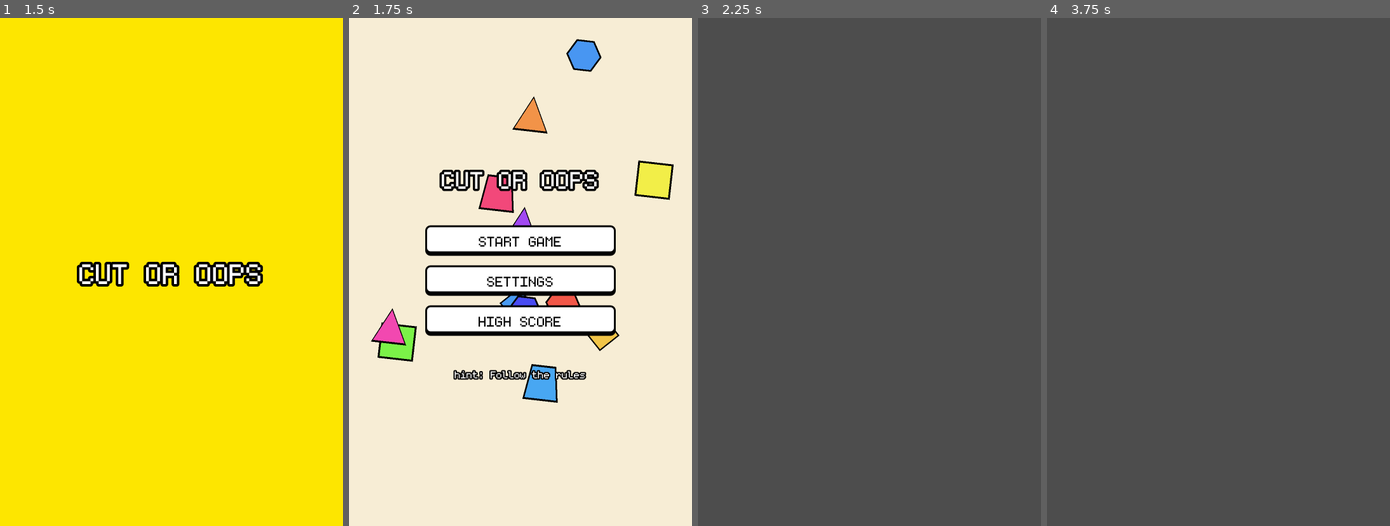
Above: before the commit, frames 1-4 (left to right).
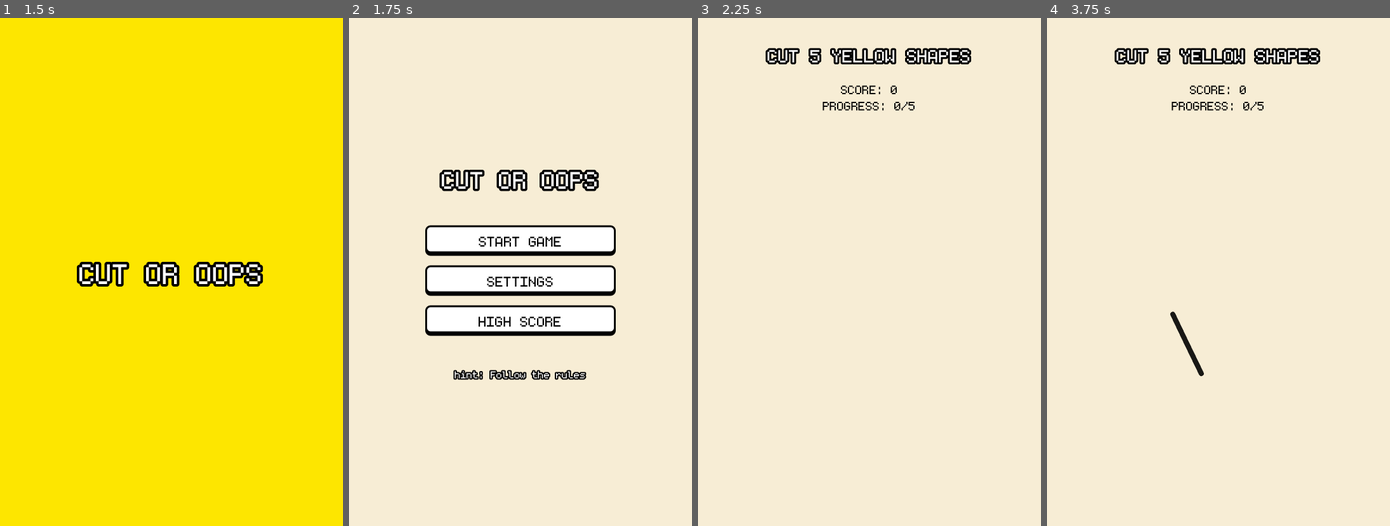
Above: after the commit, the same moments.

Repository: christian759/cut-or-oops
Game: Godot game, scene res://Scenes/splash.tscn
The game is run twice, just before and just after one commit, with the same random seed, the same clock (stepped at 60 frames per second) and the same inputs.
Inputs (mouse positions are in pixels of both pictures, inside the frame that each line leads up to):
- Up to frame 1 (1.5 s): tap Enter at 0.5 s; move the mouse to (246, 246) at 0.52 s; click (246, 246) at 0.67 s; tap Space at 1.25 s; drag from (102, 297) to (154, 373) at 1.27 s
- Up to frame 2 (1.75 s): no input
- Up to frame 3 (2.25 s): click "START GAME" at 2 s
- Up to frame 4 (3.75 s): tap Enter at 2.75 s; move the mouse to (1252, 160) at 2.77 s; click (1252, 160) at 2.92 s; tap Space at 3.5 s; drag from (1201, 373) to (1115, 195) at 3.52 s

Frame 1 is identical in both runs. In frame 2, 4.2% of the frame differs, in the area x 6-95%, y 4-76%; in frame 3, 100%, in the area x 0-100%, y 0-100%; in frame 4, 100%.
Error after the commit: Parse Error: Cannot infer the type of "a" variable because the value doesn't have a set type. (res://Scripts/shape.gd:73)

Commit message:
feat: Implement core game rules and cutting mechanics, enhance shape properties with enums, and refresh the splash screen UI.

Diff:
--- a/Scenes/Rules.tscn
+++ b/Scenes/Rules.tscn
@@ -1,9 +1,85 @@
-[gd_scene format=3 uid="uid://vbyqobaugb4o"]
+[gd_scene load_steps=3 format=3 uid="uid://vbyqobaugb4o"]
 
-[node name="Rules" type="Control" unique_id=1794748142]
+[ext_resource type="Script" uid="uid://cxy_rules" path="res://Scripts/rules.gd" id="1_rules"]
+[ext_resource type="FontFile" uid="uid://c6c1i4fulm8lg" path="res://Assets/monogram/ttf/monogram.ttf" id="2_fnt"]
+
+[node name="Rules" type="Control"]
 layout_mode = 3
 anchors_preset = 15
 anchor_right = 1.0
 anchor_bottom = 1.0
 grow_horizontal = 2
 grow_vertical = 2
+script = ExtResource("1_rules")
+
+[node name="ColorRect" type="ColorRect" parent="."]
+layout_mode = 1
+anchors_preset = 15
+anchor_right = 1.0
+anchor_bottom = 1.0
+grow_horizontal = 2
+grow_vertical = 2
+color = Color(0.9686, 0.9294, 0.8353, 1)
+
+[node name="ShapesContainer" type="Node2D" parent="."]
+
+[node name="CutLine" type="Line2D" parent="."]
+width = 16.0
+default_color = Color(0, 0, 0, 1)
+joint_mode = 2
+begin_cap_mode = 2
+end_cap_mode = 2
+
+[node name="UI" type="CanvasLayer" parent="."]
+
+[node name="RuleLabel" type="Label" parent="UI"]
+anchors_preset = 10
+anchor_right = 1.0
+offset_top = 80.0
+offset_bottom = 180.0
+grow_horizontal = 2
+theme_override_colors/font_color = Color(1, 1, 1, 1)
+theme_override_colors/font_outline_color = Color(0, 0, 0, 1)
+theme_override_constants/outline_size = 24
+theme_override_fonts/font = ExtResource("2_fnt")
+theme_override_font_sizes/font_size = 90
+text = "CUT 3 RED SHAPES"
+horizontal_alignment = 1
+
+[node name="ScoreLabel" type="Label" parent="UI"]
+anchors_preset = 10
+anchor_right = 1.0
+offset_top = 200.0
+offset_bottom = 300.0
+grow_horizontal = 2
+theme_override_colors/font_color = Color(0, 0, 0, 1)
+theme_override_fonts/font = ExtResource("2_fnt")
+theme_override_font_sizes/font_size = 60
+text = "SCORE: 0
+PROGRESS: 0/3"
+horizontal_alignment = 1
+
+[node name="OopsOverlay" type="ColorRect" parent="UI"]
+visible = false
+anchors_preset = 15
+anchor_right = 1.0
+anchor_bottom = 1.0
+grow_horizontal = 2
+grow_vertical = 2
+color = Color(0, 0, 0, 0.5)
+
+[node name="OopsLabel" type="Label" parent="UI/OopsOverlay"]
+layout_mode = 1
+anchors_preset = 15
+anchor_right = 1.0
+anchor_bottom = 1.0
+grow_horizontal = 2
+grow_vertical = 2
+theme_override_colors/font_color = Color(1, 0, 0, 1)
+theme_override_colors/font_outline_color = Color(1, 1, 1, 1)
+theme_override_constants/outline_size = 40
+theme_override_fonts/font = ExtResource("2_fnt")
+theme_override_font_sizes/font_size = 200
+text = "OOPS!"
+horizontal_alignment = 1
+vertical_alignment = 1
--- a/Scenes/splash.tscn
+++ b/Scenes/splash.tscn
@@ -1,8 +1,9 @@
 [gd_scene format=3 uid="uid://3bmn42788oun"]
 
 [ext_resource type="Script" uid="uid://cust6y6bm3jmy" path="res://Scripts/splash.gd" id="1_i8nxx"]
+[ext_resource type="FontFile" uid="uid://c6c1i4fulm8lg" path="res://Assets/monogram/ttf/monogram.ttf" id="2_c6c1i"]
 
-[node name="Control" type="Control" unique_id=840606021]
+[node name="Control" type="Control"]
 layout_mode = 3
 anchors_preset = 15
 anchor_right = 1.0
@@ -11,7 +12,16 @@
 grow_vertical = 2
 script = ExtResource("1_i8nxx")
 
-[node name="ColorRect" type="ColorRect" parent="." unique_id=638226618]
+[node name="ColorRect" type="ColorRect" parent="."]
+layout_mode = 1
+anchors_preset = 15
+anchor_right = 1.0
+anchor_bottom = 1.0
+grow_horizontal = 2
+grow_vertical = 2
+color = Color(0.96, 0.96, 0.86, 1)
+
+[node name="CenterContainer" type="CenterContainer" parent="."]
 layout_mode = 1
 anchors_preset = 15
 anchor_right = 1.0
@@ -19,24 +29,31 @@
 grow_horizontal = 2
 grow_vertical = 2
 
-[node name="Label" type="Label" parent="ColorRect" unique_id=436205847]
-layout_mode = 1
-anchors_preset = 8
-anchor_left = 0.5
-anchor_top = 0.5
-anchor_right = 0.5
-anchor_bottom = 0.5
-offset_left = -20.0
-offset_top = -11.5
-offset_right = 20.0
-offset_bottom = 11.5
-grow_horizontal = 2
-grow_vertical = 2
-theme_override_colors/font_color = Color(0, 0, 0, 1)
-theme_override_font_sizes/font_size = 60
-text = "THIS IS A SPLASH SCREEN"
+[node name="VBoxContainer" type="VBoxContainer" parent="CenterContainer"]
+layout_mode = 2
+theme_override_constants/separation = 20
+alignment = 1
 
-[node name="Timer" type="Timer" parent="." unique_id=749046030]
-wait_time = 3.0
+[node name="Label" type="Label" parent="CenterContainer/VBoxContainer"]
+layout_mode = 2
+theme_override_colors/font_color = Color(1, 0.22, 0.35, 1)
+theme_override_colors/font_outline_color = Color(0, 0, 0, 1)
+theme_override_constants/outline_size = 24
+theme_override_fonts/font = ExtResource("2_c6c1i")
+theme_override_font_sizes/font_size = 140
+text = "Cut or Oops!"
+horizontal_alignment = 1
+
+[node name="Label2" type="Label" parent="CenterContainer/VBoxContainer"]
+layout_mode = 2
+theme_override_colors/font_color = Color(0.2, 0.2, 0.2, 1)
+theme_override_fonts/font = ExtResource("2_c6c1i")
+theme_override_font_sizes/font_size = 50
+text = "Loading chaos..."
+horizontal_alignment = 1
+
+[node name="Timer" type="Timer" parent="."]
+wait_time = 2.0
+one_shot = true
 
 [connection signal="timeout" from="Timer" to="." method="_on_timer_timeout"]
--- /dev/null
+++ b/Scripts/rules.gd
@@ -0,0 +1,124 @@
+extends Control
+
+@onready var shape_scene = preload("res://Scenes/Shape.tscn")
+@onready var shapes_container = $ShapesContainer
+@onready var rule_label = $UI/RuleLabel
+@onready var score_label = $UI/ScoreLabel
+@onready var oops_overlay = $UI/OopsOverlay
+@onready var oops_label = $UI/OopsOverlay/OopsLabel
+@onready var cut_line = $CutLine
+
+var is_drawing = false
+var last_mouse_pos = Vector2.ZERO
+var score = 0
+
+enum RuleType { TYPE_ONLY, COLOR_ONLY }
+var current_rule_type: RuleType
+var target_shape: int
+var target_color: int
+var target_count = 0
+var current_progress = 0
+
+var game_active = true
+
+func _ready():
+	randomize()
+	_generate_new_rule()
+	for i in 12:
+		_spawn_shape()
+
+func _spawn_shape():
+	var s = shape_scene.instantiate()
+	shapes_container.add_child(s)
+
+func _generate_new_rule():
+	current_rule_type = randi() % 2 as RuleType
+	target_count = randi() % 3 + 3 # 3 to 5
+	current_progress = 0
+
+	if current_rule_type == RuleType.TYPE_ONLY:
+		target_shape = randi() % 6
+		rule_label.text = "CUT %d %s" % [target_count, _get_shape_name(target_shape)]
+	else:
+		target_color = randi() % 4
+		rule_label.text = "CUT %d %s SHAPES" % [target_count, _get_color_name(target_color)]
+
+	_update_score_ui()
+
+func _get_shape_name(type: int) -> String:
+	var names = ["TRIANGLES", "SQUARES", "TRAPEZIUMS", "RHOMBUSES", "PENTAGONS", "HEXAGONS"]
+	return names[type]
+
+func _get_color_name(color_type: int) -> String:
+	var names = ["RED", "BLUE", "YELLOW", "GREEN"]
+	return names[color_type]
+
+func _process(delta):
+	if cut_line.points.size() > 0:
+		cut_line.modulate.a -= delta * 3.0
+		if cut_line.modulate.a <= 0:
+			cut_line.clear_points()
+
+func _input(event):
+	if not game_active: return
+
+	if event is InputEventScreenTouch or event is InputEventMouseButton:
+		if event.pressed:
+			is_drawing = true
+			last_mouse_pos = event.position
+			cut_line.clear_points()
+			cut_line.add_point(last_mouse_pos)
+			cut_line.modulate.a = 1.0
+		else:
+			is_drawing = false
+
+	elif event is InputEventScreenDrag or event is InputEventMouseMotion:
+		if is_drawing:
+			var current_pos = event.position
+			cut_line.add_point(current_pos)
+			cut_line.modulate.a = 1.0
+			_check_cut(last_mouse_pos, current_pos)
+			last_mouse_pos = current_pos
+
+func _check_cut(start_pos: Vector2, end_pos: Vector2):
+	for shape in shapes_container.get_children():
+		if shape.is_cut: continue
+
+		var closest_point = Geometry2D.get_closest_point_to_segment(shape.position, start_pos, end_pos)
+		if closest_point.distance_to(shape.position) < shape.radius:
+			shape.cut_shape()
+			_spawn_shape()
+			_evaluate_cut(shape)
+
+func _evaluate_cut(shape):
+	var is_correct = false
+
+	if current_rule_type == RuleType.TYPE_ONLY:
+		if shape.shape_type == target_shape:
+			is_correct = true
+	elif current_rule_type == RuleType.COLOR_ONLY:
+		if shape.shape_color == target_color:
+			is_correct = true
+
+	if is_correct:
+		current_progress += 1
+		score += 10
+		_update_score_ui()
+		if current_progress >= target_count:
+			_generate_new_rule()
+	else:
+		_trigger_oops()
+
+func _update_score_ui():
+	score_label.text = "SCORE: %d\nPROGRESS: %d/%d" % [score, current_progress, target_count]
+
+func _trigger_oops():
+	game_active = false
+	oops_overlay.visible = true
+
+	var tween = create_tween()
+	oops_label.scale = Vector2.ZERO
+	tween.tween_property(oops_label, "scale", Vector2.ONE, 0.5).set_trans(Tween.TRANS_ELASTIC).set_ease(Tween.EASE_OUT)
+
+	await get_tree().create_timer(2.0).timeout
+	get_tree().change_scene_to_file("res://Scenes/home.tscn")
--- a/Scripts/shape.gd
+++ b/Scripts/shape.gd
@@ -1,17 +1,31 @@
 extends Area2D
+
+class_name ShapeObject
+
+enum ShapeType { TRIANGLE, SQUARE, TRAPEZIUM, RHOMBUS, PENTAGON, HEXAGON }
+enum ShapeColorName { RED, BLUE, YELLOW, GREEN }
+
+const COLORS = {
+	ShapeColorName.RED: Color("E63946"),
+	ShapeColorName.BLUE: Color("457B9D"),
+	ShapeColorName.YELLOW: Color("F4A261"),
+	ShapeColorName.GREEN: Color("2A9D8F")
+}
 
 @export var move_speed := 120.0
 @export var rotation_speed := 30.0
-@export var radius := 50.0
+@export var radius := 60.0
 
 @onready var outline: Polygon2D = $Outline
 @onready var fill: Polygon2D = $Fill
 @onready var collision_poly: CollisionPolygon2D = $CollisionPolygon2D
 
 var velocity := Vector2.ZERO
+var shape_type: ShapeType
+var shape_color: ShapeColorName
+var is_cut := false
 
 func _ready():
-	randomize()
 	_set_random_shape()
 	_set_random_movement()
 	_set_spawn_position()
@@ -26,27 +40,37 @@
 func _set_random_shape():
 	var points: PackedVector2Array
 
-	match randi() % 6:
-		0: points = [Vector2(0,-radius), Vector2(radius,radius), Vector2(-radius,radius)]
-		1: points = [Vector2(-radius,-radius), Vector2(radius,-radius), Vector2(radius,radius), Vector2(-radius,radius)]
-		2: points = [Vector2(-radius,radius), Vector2(radius,radius), Vector2(radius*0.7,-radius), Vector2(-radius*0.7,-radius)]
-		3: points = [Vector2(0,-radius), Vector2(radius,0), Vector2(0,radius), Vector2(-radius,0)]
-		4: points = _regular_polygon(5)
-		5: points = _regular_polygon(6)
+	shape_type = randi() % ShapeType.size() as ShapeType
+	shape_color = randi() % ShapeColorName.size() as ShapeColorName
+
+	match shape_type:
+		ShapeType.TRIANGLE:
+			points = _regular_polygon(3)
+		ShapeType.SQUARE:
+			points = [Vector2(-radius,-radius), Vector2(radius,-radius), Vector2(radius,radius), Vector2(-radius,radius)]
+		ShapeType.TRAPEZIUM:
+			points = [Vector2(-radius,radius), Vector2(radius,radius), Vector2(radius*0.7,-radius), Vector2(-radius*0.7,-radius)]
+		ShapeType.RHOMBUS:
+			points = [Vector2(0,-radius), Vector2(radius,0), Vector2(0,radius), Vector2(-radius,0)]
+		ShapeType.PENTAGON:
+			points = _regular_polygon(5)
+		ShapeType.HEXAGON:
+			points = _regular_polygon(6)
 
 	fill.polygon = points
 	outline.polygon = points
 	collision_poly.polygon = points
 
 	outline.color = Color.BLACK
-	outline.scale = Vector2(1.12, 1.12)
+	outline.scale = Vector2(1.15, 1.15)
 
-	fill.color = Color.from_hsv(randf(), 0.7, 0.95)
+	fill.color = COLORS[shape_color]
 
 func _regular_polygon(sides: int) -> PackedVector2Array:
 	var arr := PackedVector2Array()
+	var offset = -PI/2.0
 	for i in sides:
-		var a := TAU * i / sides
+		var a := offset + TAU * i / sides
 		arr.append(Vector2(cos(a), sin(a)) * radius)
 	return arr
 
@@ -73,3 +97,11 @@
 	elif position.y >= screen.y - radius:
 		position.y = screen.y - radius
 		velocity.y *= -1
+
+func cut_shape():
+	if is_cut: return
+	is_cut = true
+	var tween = create_tween()
+	tween.tween_property(self, "scale", Vector2(1.5, 1.5), 0.1)
+	tween.tween_property(self, "modulate:a", 0.0, 0.1)
+	tween.tween_callback(queue_free)
Not shown, added: Scripts/rules.gd.uid
